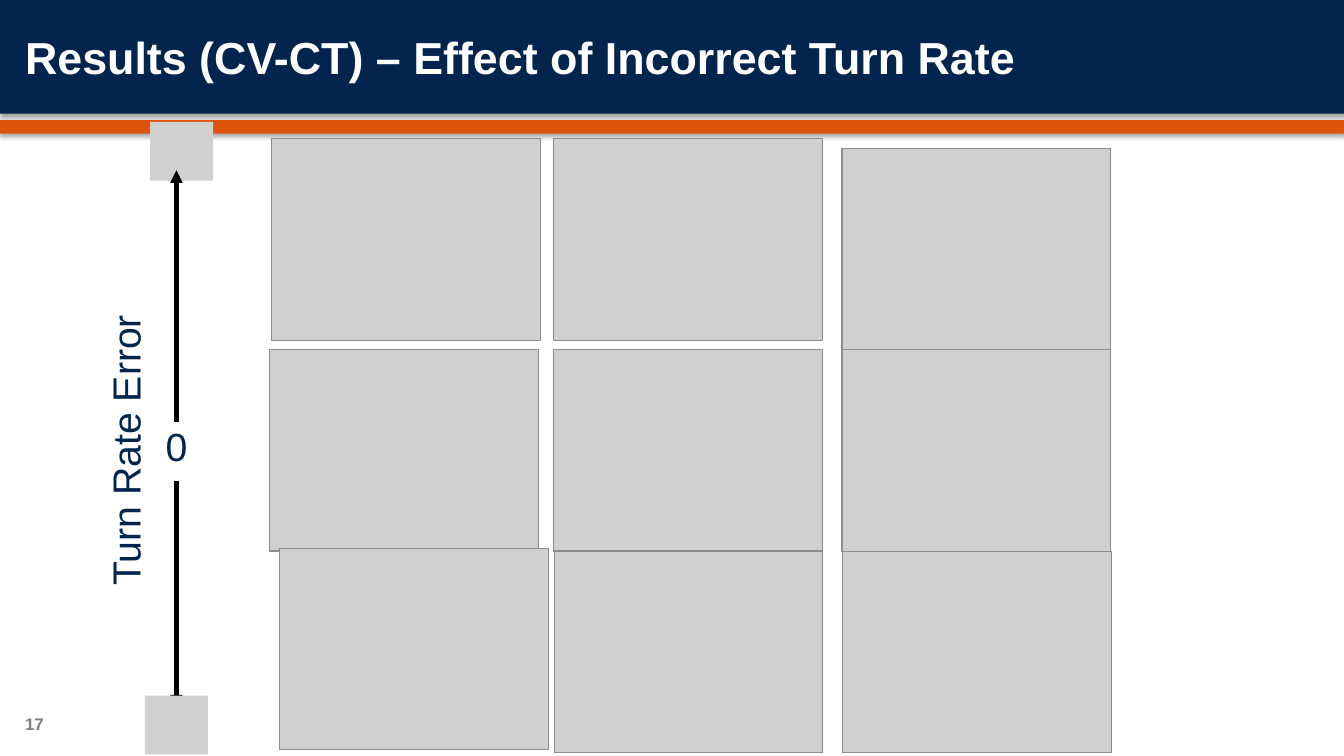
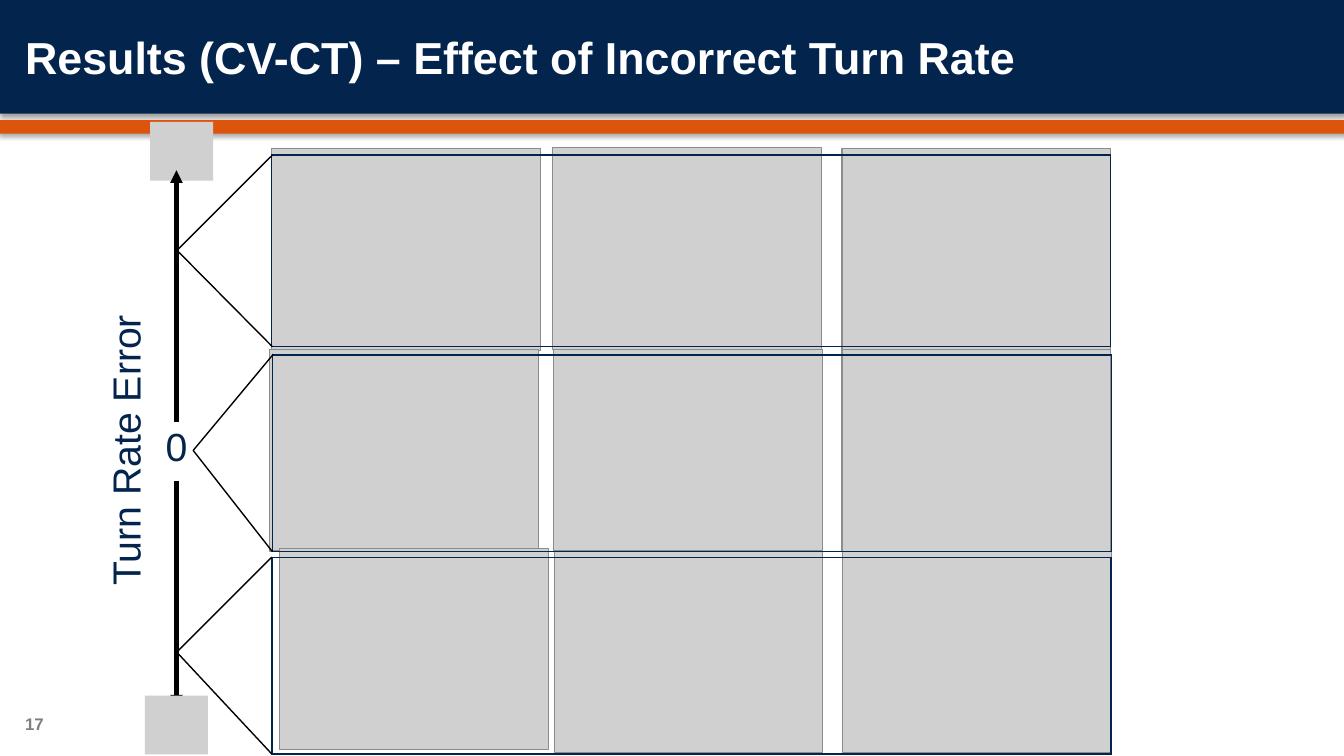
Before and after one commit to orenmillerrr/Optimal-Final-Project, a slide deck: slide 17 of report/OptimalFinalPresentation.pptx. Drawn at 1344x756 pixels with LibreOffice and Linux fonts; fonts in the diff are those of the drawing; grey boxes stand for pictures; background and template pictures are left out. Boxes give left, top, right and bottom in pixels: in the first picture for what was removed or moved away, otherwise in the second. Text is boxed around its words. In the diff, an @@ line names an element or a change of style, - is before the commit and + after.

```diff
--- a/report/OptimalFinalPresentation.pptx
+++ b/report/OptimalFinalPresentation.pptx
@@ picture: place and size @@
-picture at (272,139,541,341)
+picture at (272,149,541,351)
@@ picture: place and size @@
-picture at (554,139,823,341)
+picture at (554,148,823,350)
@@ line added from (272, 155) to (176, 251), #000000 1 pt @@
@@ rectangle added at (272,155,1111,347), outline #03244D 1 pt @@
@@ line added from (176, 250) to (272, 347), #000000 1 pt @@
@@ line added from (273, 354) to (194, 451), #000000 1 pt @@
@@ rectangle added at (272,355,1111,552), outline #03244D 1 pt @@
@@ line added from (194, 451) to (272, 552), #000000 1 pt @@
@@ line added from (272, 558) to (176, 653), #000000 1 pt @@
@@ rectangle added at (272,558,1111,754), outline #03244D 1 pt @@
@@ rectangle removed at (1111,626,1344,755) @@
@@ line added from (176, 652) to (272, 754), #000000 1 pt @@
```
Also in this commit, not shown: 2 other slides changed, 6 other files.
